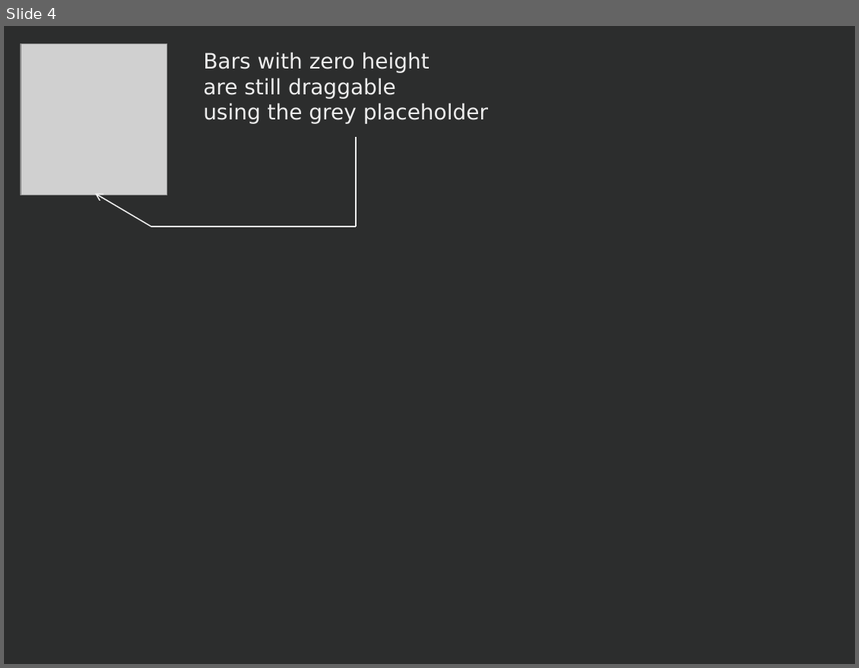
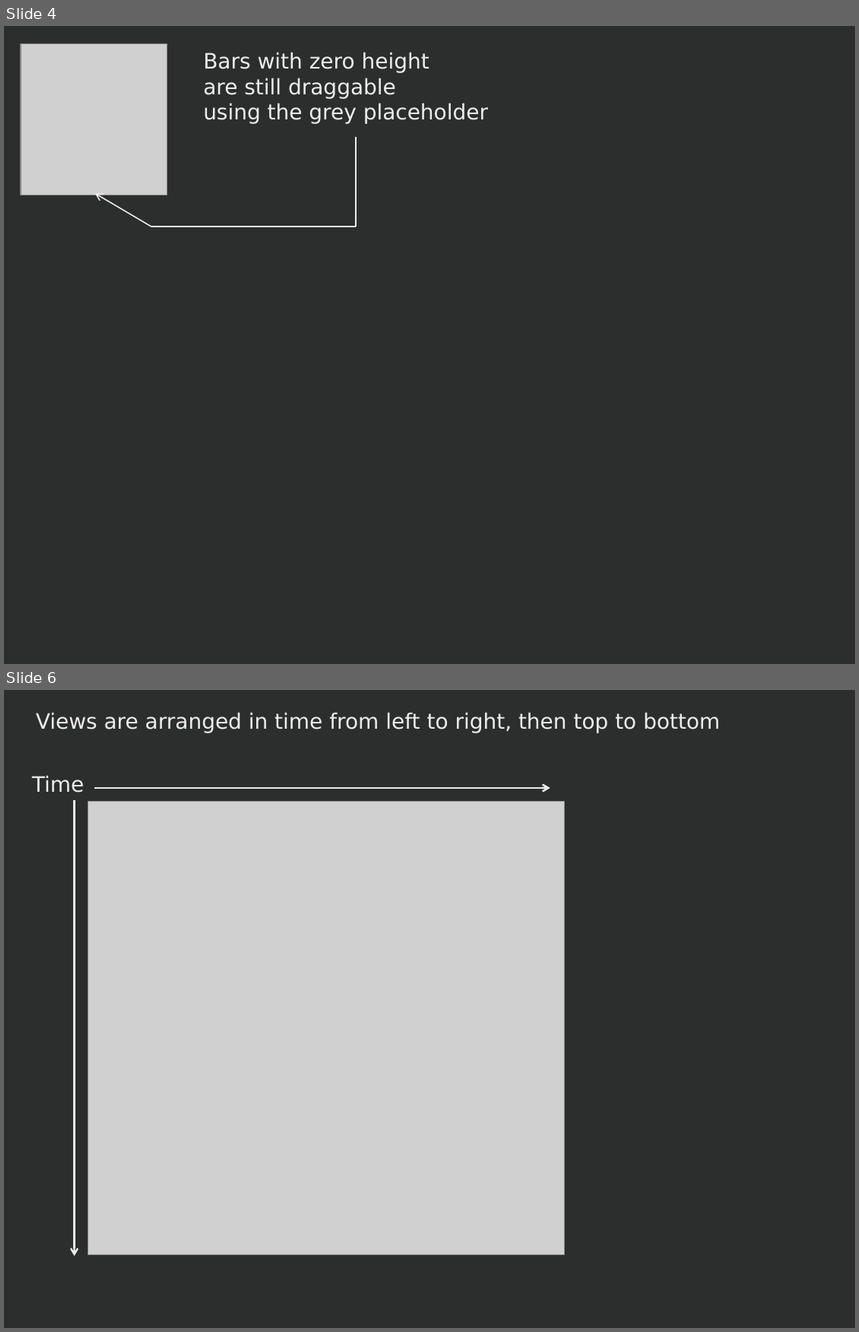
Before and after one commit to vialab/dimpVis, a slide deck: d3 Prototyping/User Evaluation/client/BarchartExperiment/Images/partialHintPath.pptx. Shown one above the other, each under a label of ours: slide 4 before the commit, slides 4 and 6 after it; the slides between them are not shown. The pictures are 859x668 and 859x1332 pixels, drawn with LibreOffice and Linux fonts; fonts in the diff are those of the drawing; grey boxes stand for pictures. Boxes give left, top, right and bottom in pixels: in the first picture for what was removed or moved away, otherwise in the second. Text is boxed around its words. In the diff, an @@ line names an element or a change of style, - is before the commit and + after.

```diff
--- a/d3 Prototyping/User Evaluation/client/BarchartExperiment/Images/partialHintPath.pptx
+++ b/d3 Prototyping/User Evaluation/client/BarchartExperiment/Images/partialHintPath.pptx
@@ slide 6 added at [4,690,855,1328], background #2C2D2D @@
@@ text added at [36,712,720,733], 18 pt, text #EDEDED @@
+Views are arranged in time from left to right, then top to bottom
@@ text added at [32,775,84,793], 18 pt, text #EDEDED @@
+Time
@@ arrow added from (75, 801) to (75, 1256), #EDEDED 1.5 pt @@
@@ picture added at [88,802,564,1255] @@
@@ arrow added from (94, 788) to (550, 788), #EDEDED 1.5 pt @@
```
Also in this commit, not shown: 15 other files.
